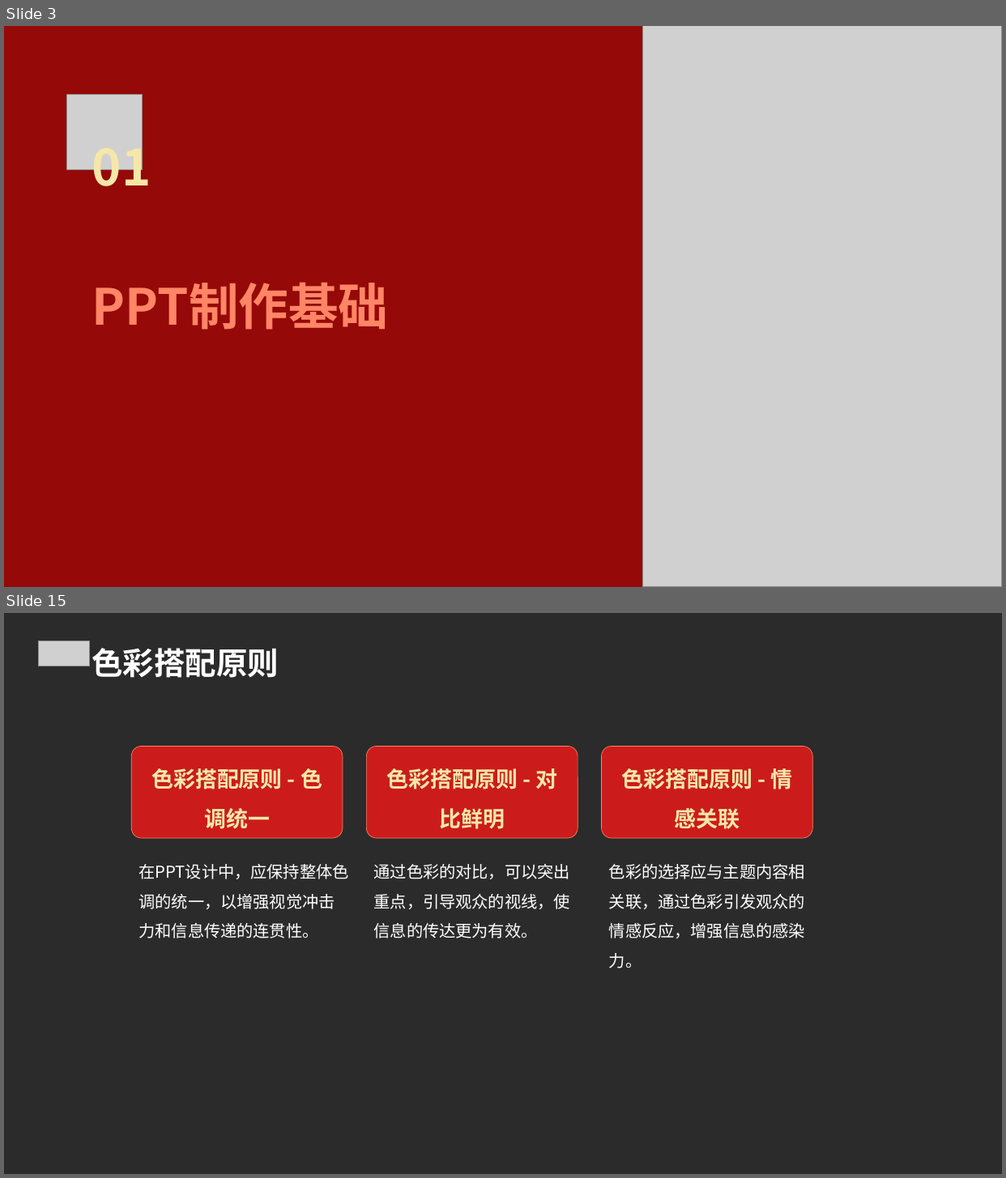
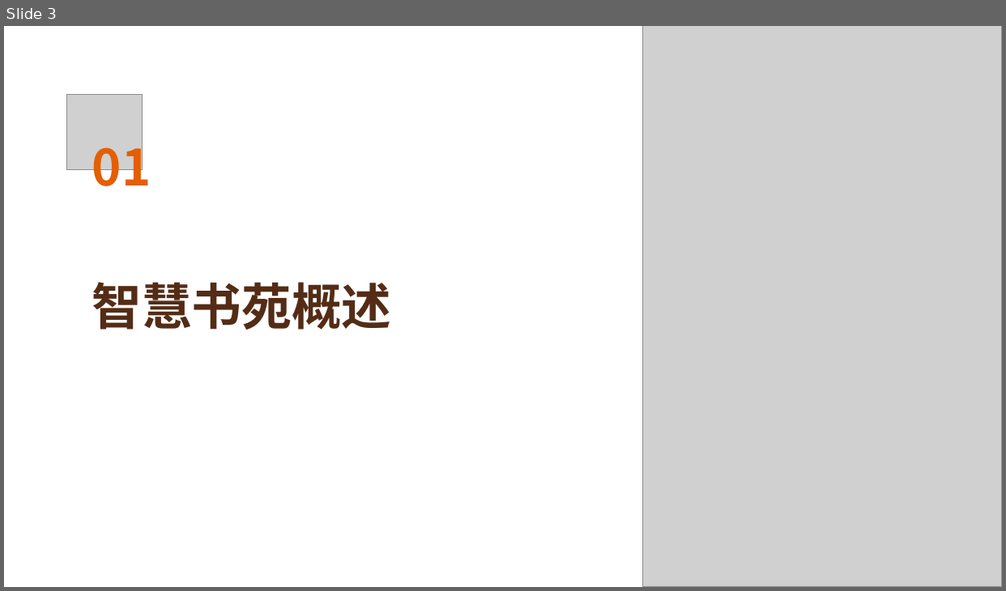
Before and after one commit to FlashLizard/Intelligent_Learning_Platform, a slide deck: src/generate_ppt/generate_ppt/ppttmp.ppt. Shown one above the other, each under a label of ours: slides 3 and 15 before the commit, slide 3 after it; the slides between them are not shown. The pictures are 1006x1178 and 1006x591 pixels, drawn with LibreOffice and Linux fonts; fonts in the diff are those of the drawing; grey boxes stand for pictures; background and template pictures are left out; a plain dark background stands for a picture behind light text. Boxes give left, top, right and bottom in pixels: in the first picture for what was removed or moved away, otherwise in the second. Text is boxed around its words. In the diff, an @@ line names an element or a change of style, - is before the commit and + after.

```diff
--- a/src/generate_ppt/generate_ppt/ppttmp.ppt
+++ b/src/generate_ppt/generate_ppt/ppttmp.ppt
@@ slide 15 removed at [4, 613, 1002, 1174], background picture (left out) @@
@@ picture removed at [39, 641, 89, 666] @@
@@ text removed at [91, 648, 279, 678] @@
-色彩搭配原则
@@ rounded rectangle removed at [131, 747, 343, 838] @@
-色彩搭配原则 - 色调统一
@@ rounded rectangle removed at [366, 747, 577, 838] @@
-色彩搭配原则 - 对比鲜明
@@ rounded rectangle removed at [602, 747, 812, 838] @@
-色彩搭配原则 - 情感关联
@@ text removed at [139, 864, 349, 939] @@
-在PPT设计中，应保持整体色调的统一，以增强视觉冲击力和信息传递的连贯性。
@@ text removed at [374, 864, 570, 939] @@
-通过色彩的对比，可以突出重点，引导观众的视线，使信息的传达更为有效。
@@ text removed at [609, 864, 805, 969] @@
-色彩的选择应与主题内容相关联，通过色彩引发观众的情感反应，增强信息的感染力。
@@ slide 3 changed as well @@
@@ background #950908 to #FFFFFF @@
@@ text "01" at [92, 135, 151, 199]: text colour #F6E7A9 to #E45E03 @@
@@ text at [92, 282, 392, 330]: text changed; text colour #FF8566 to #542C16 @@
-PPT制作基础
+智慧书苑概述
```
Also in this commit, not shown: 5 other slides changed, 21 slides added, 22 other slides removed, 36 other files.
